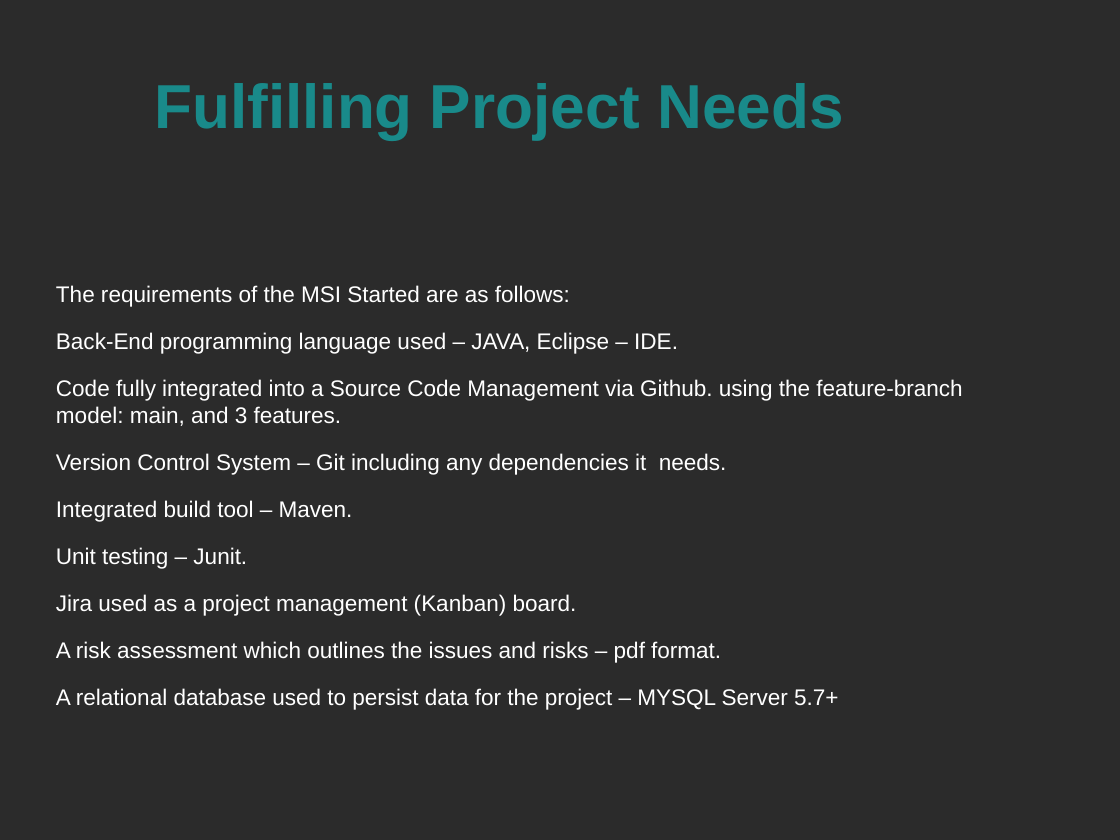
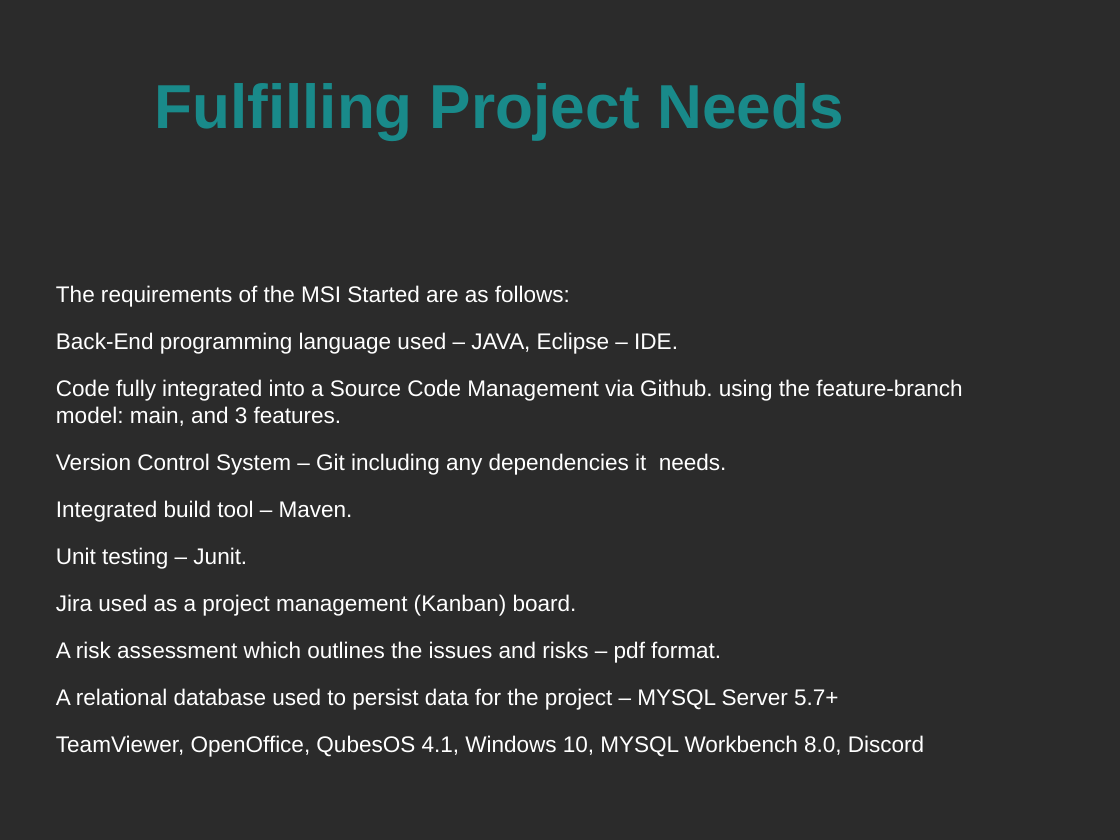
Before and after one commit to voytus/IMS-Starter, a slide deck: slide 4 of Documentation/presentation.odp. Drawn at 1120x840 pixels with LibreOffice and Linux fonts; fonts in the diff are those of the drawing; background and template pictures are left out; a plain dark background stands for a picture behind light text. Boxes give left, top, right and bottom in pixels: in the first picture for what was removed or moved away, otherwise in the second. Text is boxed around its words. In the diff, an @@ line names an element or a change of style, - is before the commit and + after.

```diff
--- a/Documentation/presentation.odp
+++ b/Documentation/presentation.odp
@@ text at <box>56,735,924,757</box>: paragraph added @@
+TeamViewer, OpenOffice, QubesOS 4.1, Windows 10, MYSQL Workbench 8.0, Discord
```
Also in this commit, not shown: 2 other slides changed, 2 slides added, 1 slide removed.
